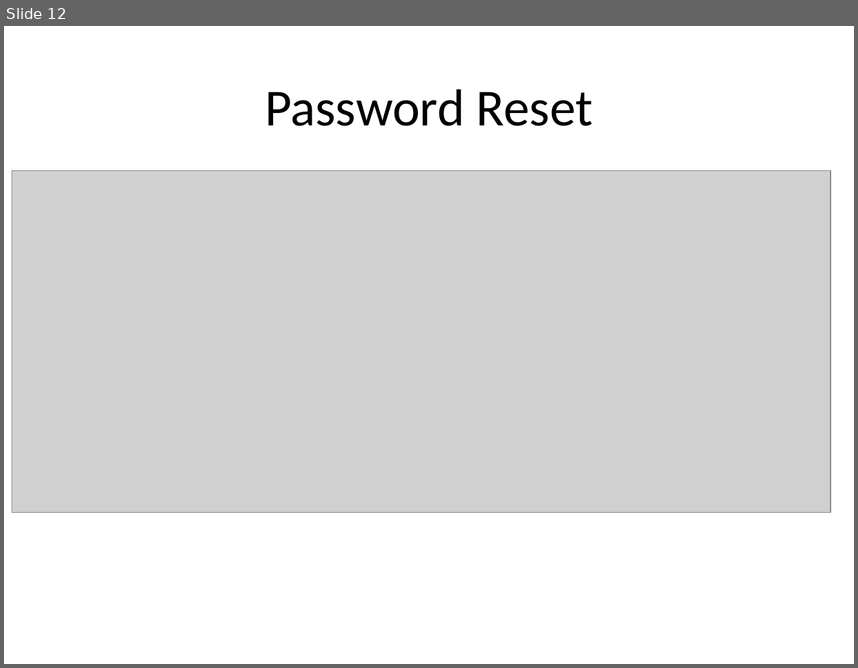
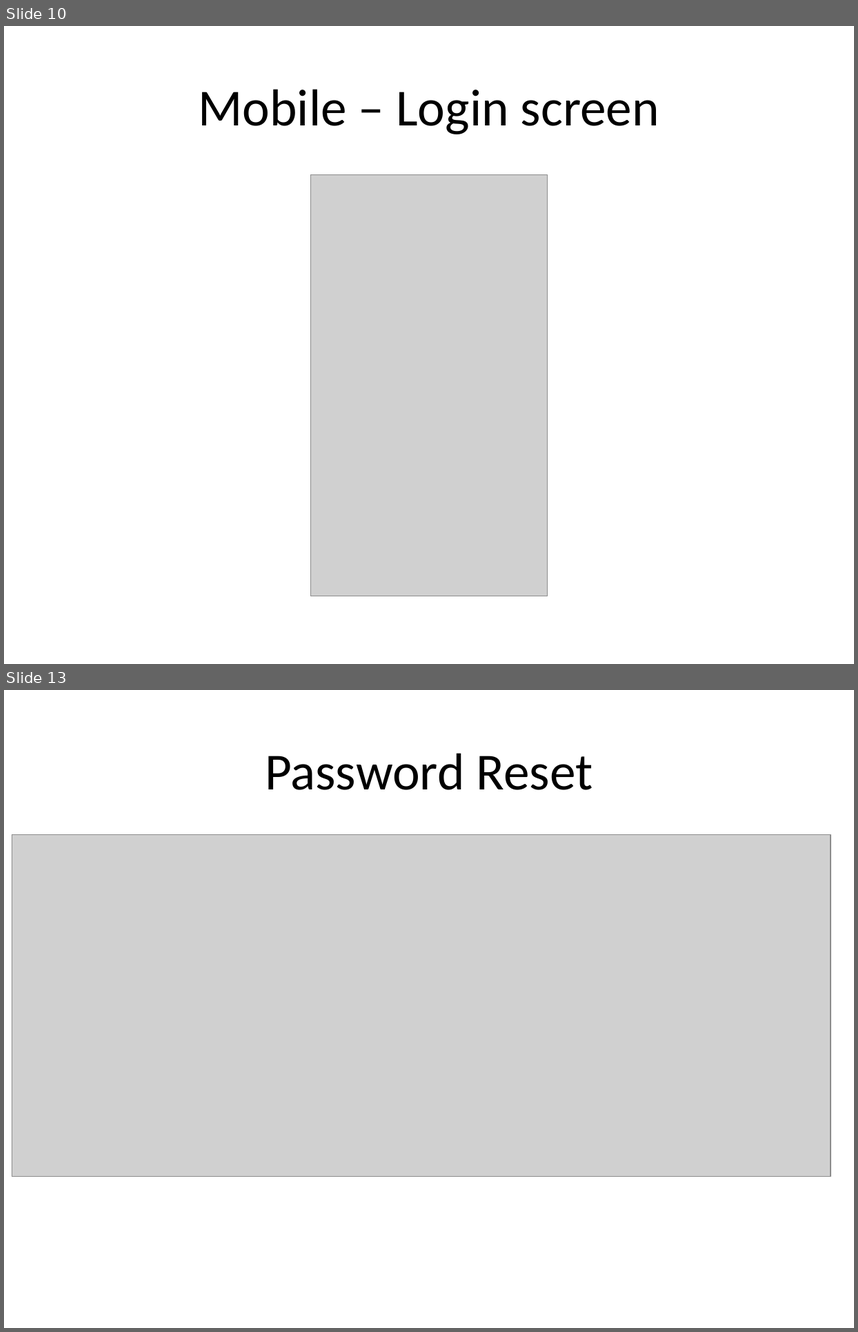
Before and after one commit to saztronaut/pace_phri, a slide deck: PACE-UP Next-Steps Web App.pptx. Shown one above the other, each under a label of ours: slide 12 before the commit, slides 10 and 13 after it; the slides between them are not shown. The pictures are 858x668 and 858x1332 pixels, drawn with LibreOffice and Linux fonts; fonts in the diff are those of the drawing; grey boxes stand for pictures. Boxes give left, top, right and bottom in pixels: in the first picture for what was removed or moved away, otherwise in the second. Text is boxed around its words. In the diff, an @@ line names an element or a change of style, - is before the commit and + after.

```diff
--- a/PACE-UP Next-Steps Web App.pptx
+++ b/PACE-UP Next-Steps Web App.pptx
@@ slide 10 added at (4, 26, 854, 664), background #FFFFFF @@
@@ title added at (198, 89, 660, 134), 44 pt, text #000000 @@
+Mobile – Login screen
@@ picture added at (311, 175, 547, 595) @@
@@ what was slide 12 is now slide 13 @@
```
Also in this commit, not shown: 1 other slide added, 1 slide removed.
